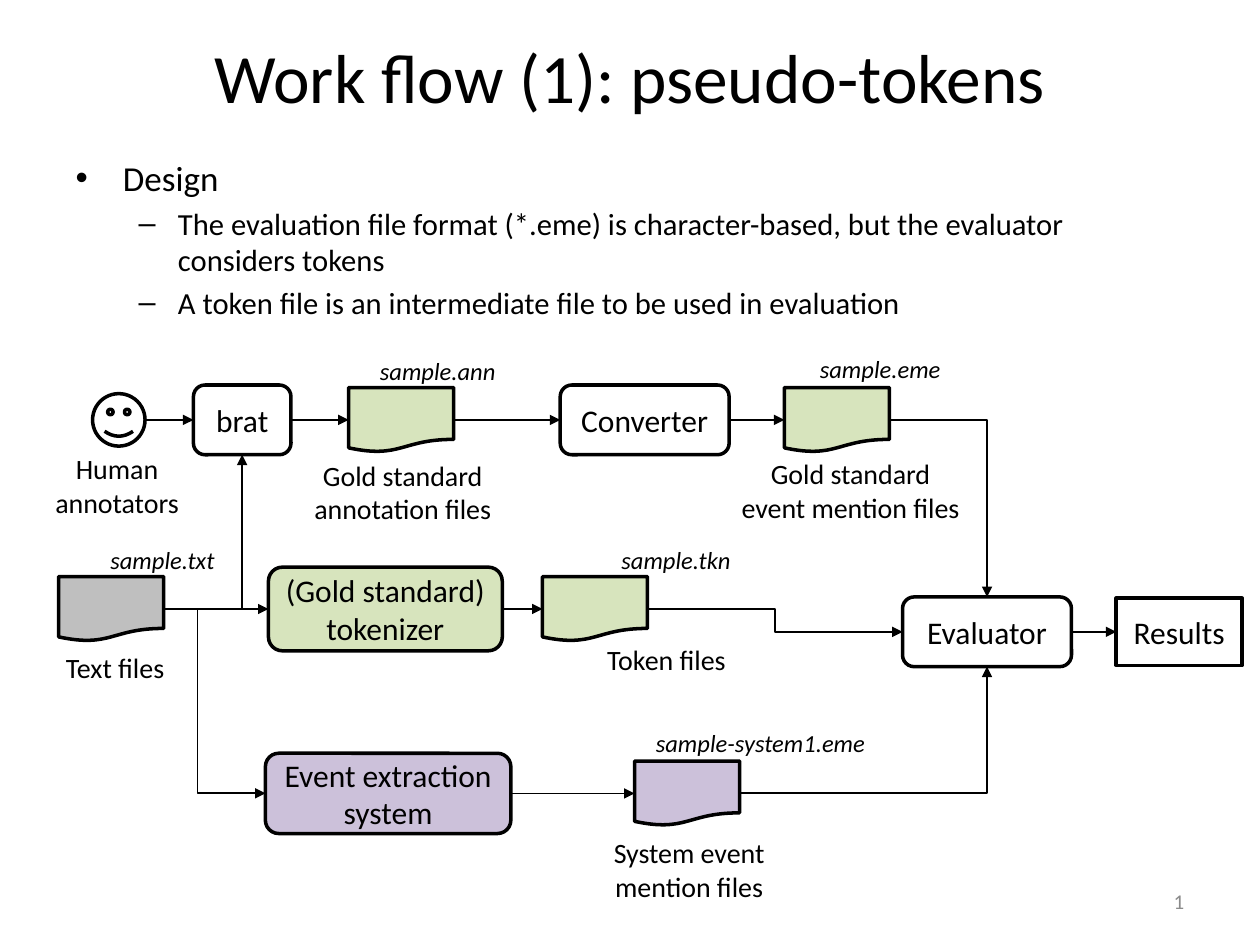
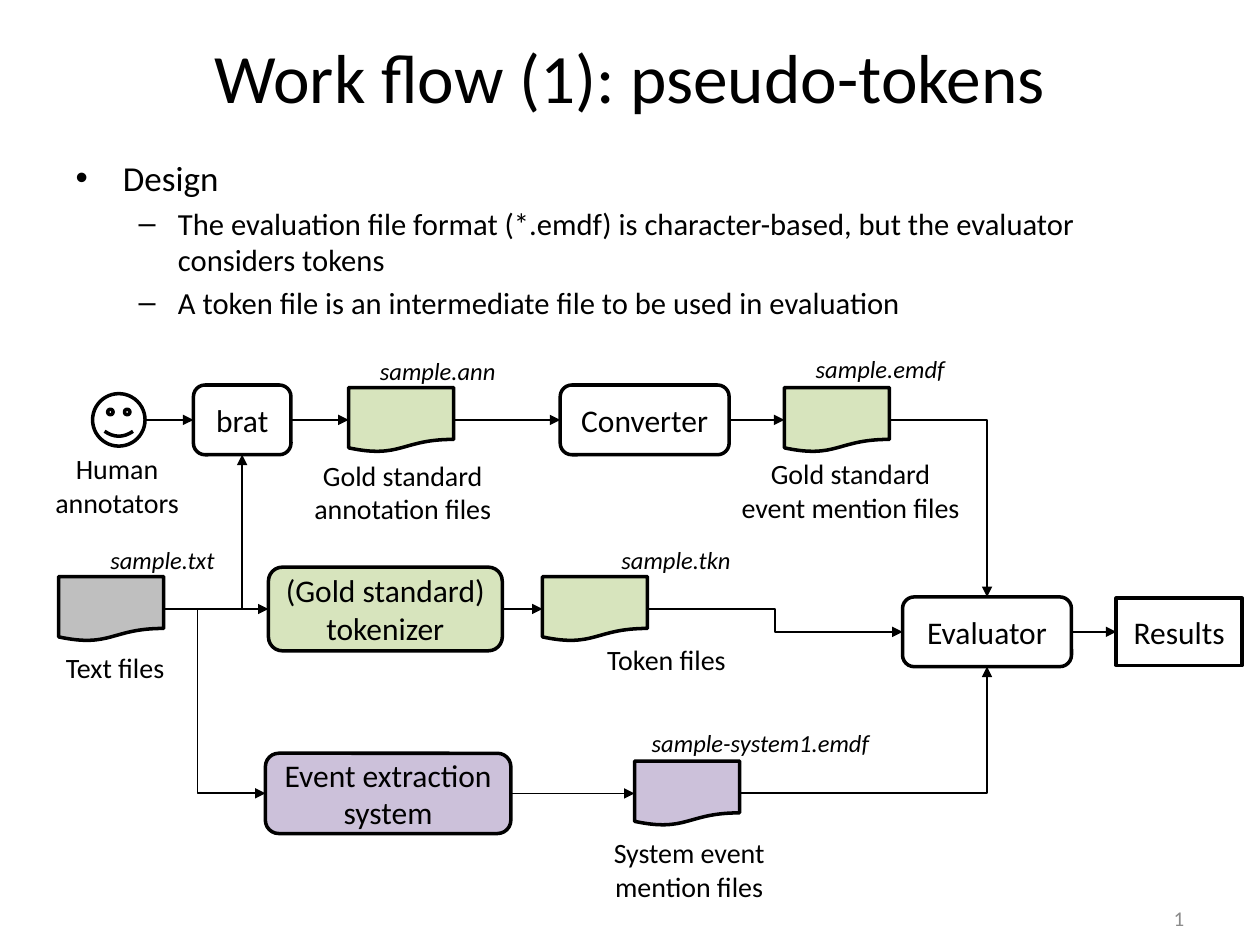
Before and after one commit to hunterhector/EvmEval, a slide deck: slide 1 of doc/evm-eval-work-flow.pptx. Drawn at 1260x945 pixels with LibreOffice and Linux fonts; fonts in the diff are those of the drawing. Boxes give left, top, right and bottom in pixels: in the first picture for what was removed or moved away, otherwise in the second. Text is boxed around its words. In the diff, an @@ line names an element or a change of style, - is before the commit and + after.

```diff
--- a/doc/evm-eval-work-flow.pptx
+++ b/doc/evm-eval-work-flow.pptx
@@ text at [178,213,1073,272]: text changed @@
-  – The evaluation file format (*.eme) is character-based, but the evaluator considers tokens
+  – The evaluation file format (*.emdf) is character-based, but the evaluator considers tokens
@@ text at [816,361,945,382]: text changed @@
-sample.eme
+sample.emdf
@@ text at [652,735,869,756]: text changed @@
-sample-system1.eme
+sample-system1.emdf
@@ page number: place and size @@
-page number at [1174,895,1185,909]
+page number at [1174,912,1185,926]
```
Also in this commit, not shown: 1 other slide changed.
